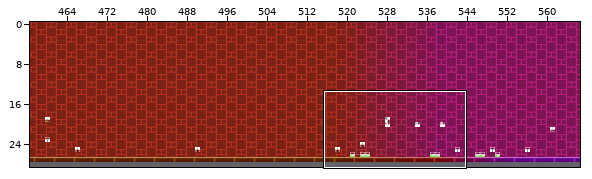
A Tiled map gets an edit: levels/chr_data/tmx/leveleasy.tmx. Above, an overview of the earlier version with the close-up marked.
Close-up. First the earlier version:
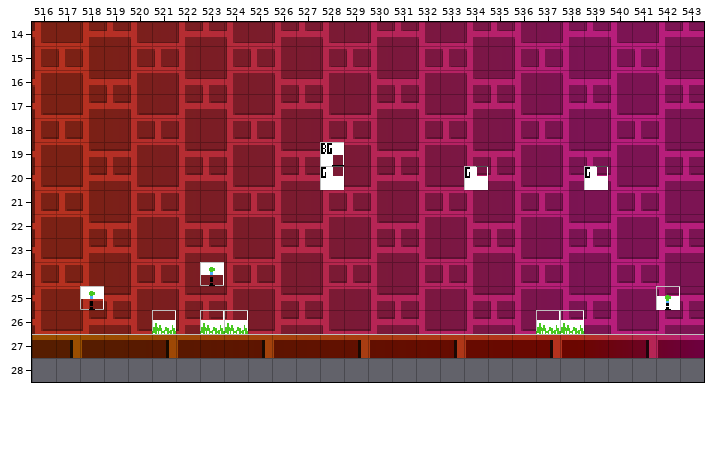
Cells are 16x16 px. Shown: x 516..543, y 14..28. The commit also changed other parts of the map, which this record leaves out. Not drawn, because the pictures are missing: unchanged layer "Layer 2".
And afterwards:
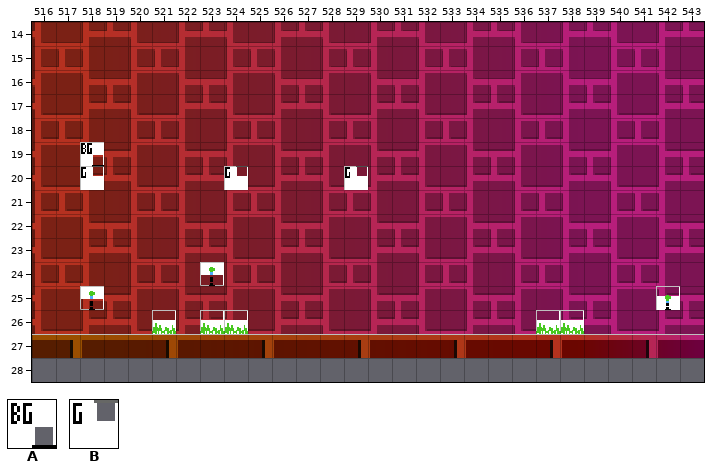
Key: from "sprites": A 256 "BG colour trigger", B 257 "Ground colour trigger".
Objects are placed by their top-left corner, in cells (3,4 is the top-left corner of cell 3,4); size is 1x1 cell unless given.
Changes in this commit:
Layer "SP":
changed: A "BG colour trigger" at 528,19 -> A "BG colour trigger" at 518,19
changed: B "Ground colour trigger" at 528,20 -> B "Ground colour trigger" at 518,20
changed: B "Ground colour trigger" at 534,20 -> B "Ground colour trigger" at 524,20
changed: B "Ground colour trigger" at 539,20 -> B "Ground colour trigger" at 529,20
